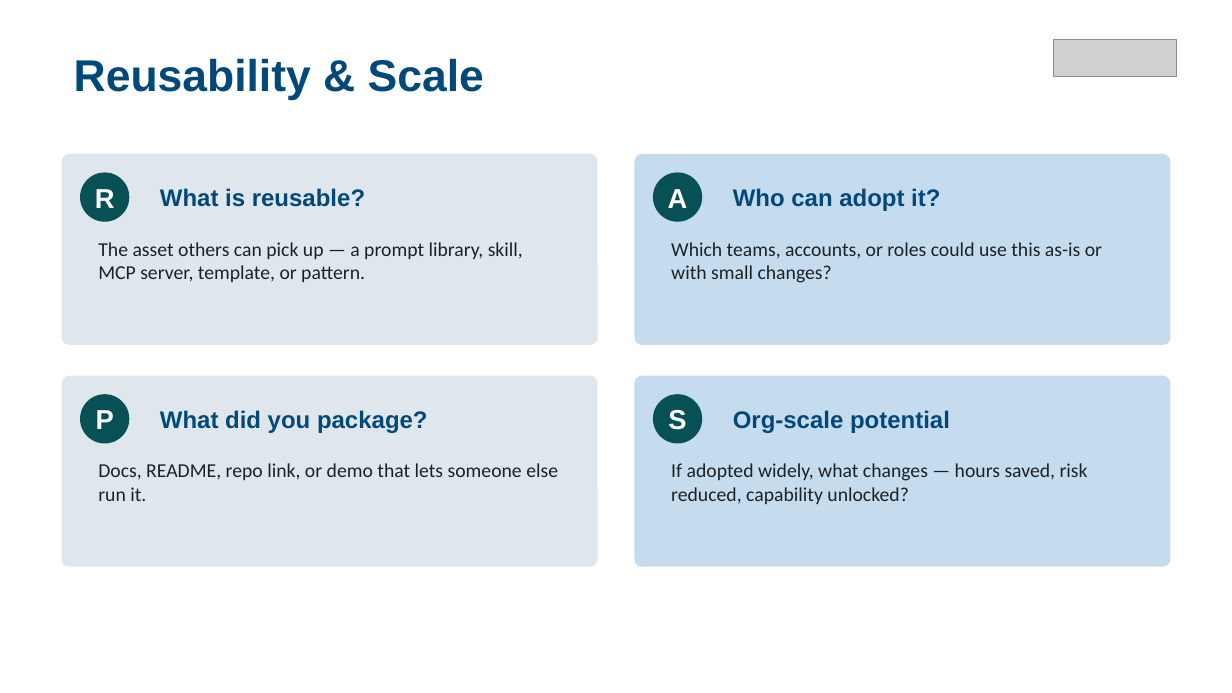
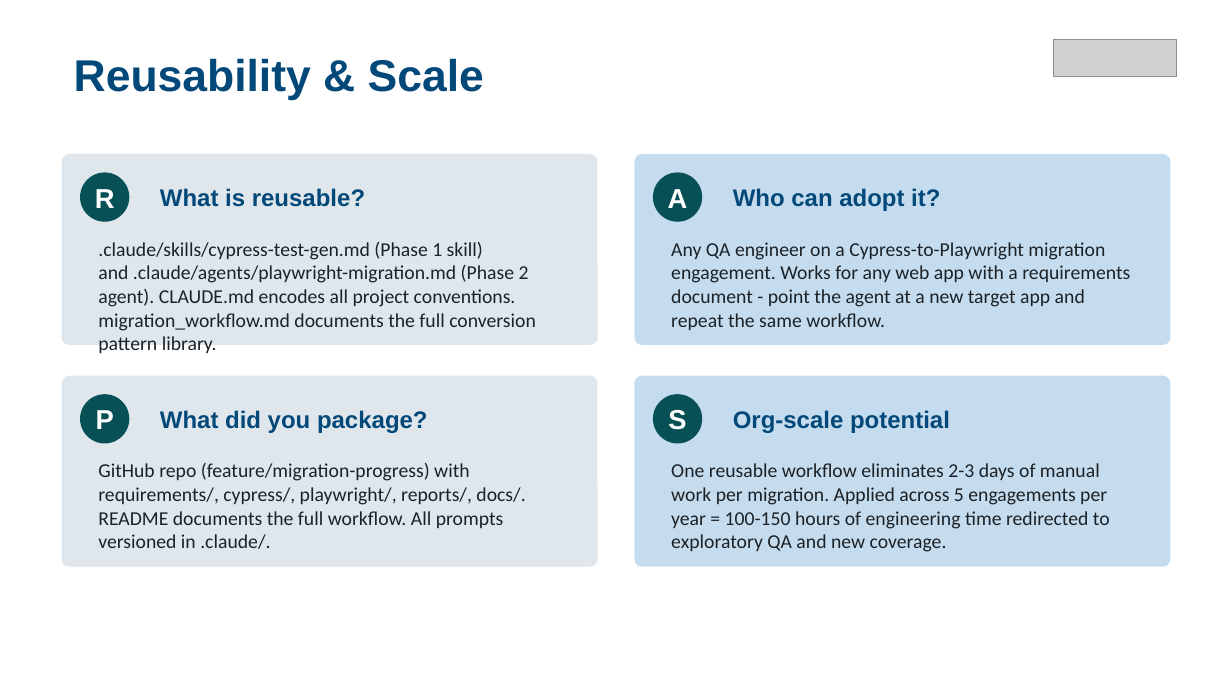
Before and after one commit to ajulian35/migration-cypress-to-playwright, a slide deck: slide 7 of docs/AI_Capstone_Template_L1 op 4.pptx. Drawn at 1232x693 pixels with LibreOffice and Linux fonts; fonts in the diff are those of the drawing; grey boxes stand for pictures. Boxes give left, top, right and bottom in pixels: in the first picture for what was removed or moved away, otherwise in the second. Text is boxed around its words. In the diff, an @@ line names an element or a change of style, - is before the commit and + after.

```diff
--- a/docs/AI_Capstone_Template_L1 op 4.pptx
+++ b/docs/AI_Capstone_Template_L1 op 4.pptx
@@ text at (98, 242, 536, 331): text changed @@
-The asset others can pick up — a prompt library, skill, MCP server, template, or pattern.
+.claude/skills/cypress-test-gen.md (Phase 1 skill) and .claude/agents/playwright-migration.md (Phase 2 agent). CLAUDE.md encodes all project conventions. migration_workflow.md documents the full conversion pattern library.
@@ text at (671, 242, 1130, 330): text changed @@
-Which teams, accounts, or roles could use this as-is or with small changes?
+Any QA engineer on a Cypress-to-Playwright migration engagement. Works for any web app with a requirements document - point the agent at a new target app and repeat the same workflow.
@@ text at (98, 463, 525, 549): text changed @@
-Docs, README, repo link, or demo that lets someone else run it.
+GitHub repo (feature/migration-progress) with requirements/, cypress/, playwright/, reports/, docs/. README documents the full workflow. All prompts versioned in .claude/.
@@ text at (671, 463, 1110, 552): text changed @@
-If adopted widely, what changes — hours saved, risk reduced, capability unlocked?
+One reusable workflow eliminates 2-3 days of manual work per migration. Applied across 5 engagements per year = 100-150 hours of engineering time redirected to exploratory QA and new coverage.
```
Also in this commit, not shown: 9 other slides changed.
